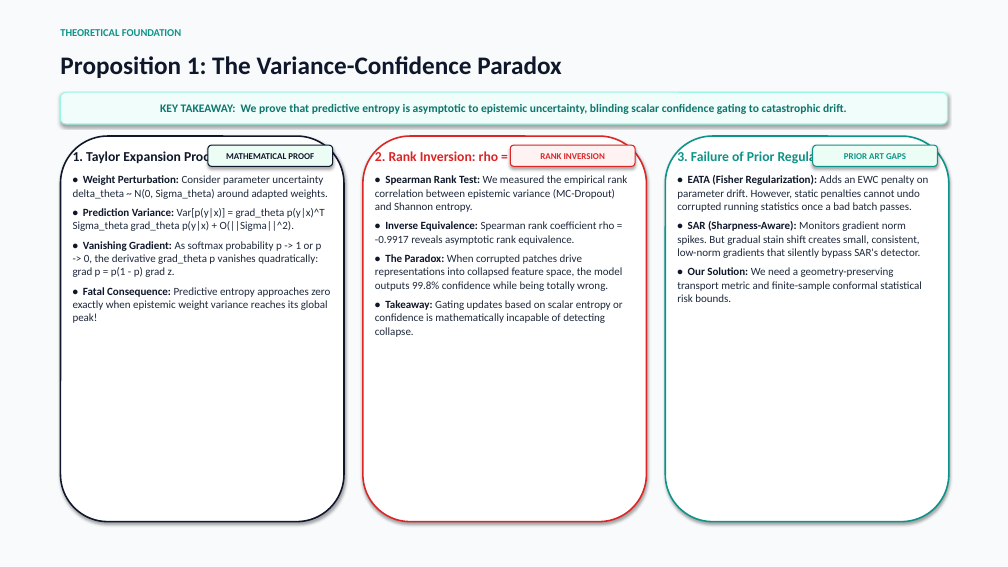
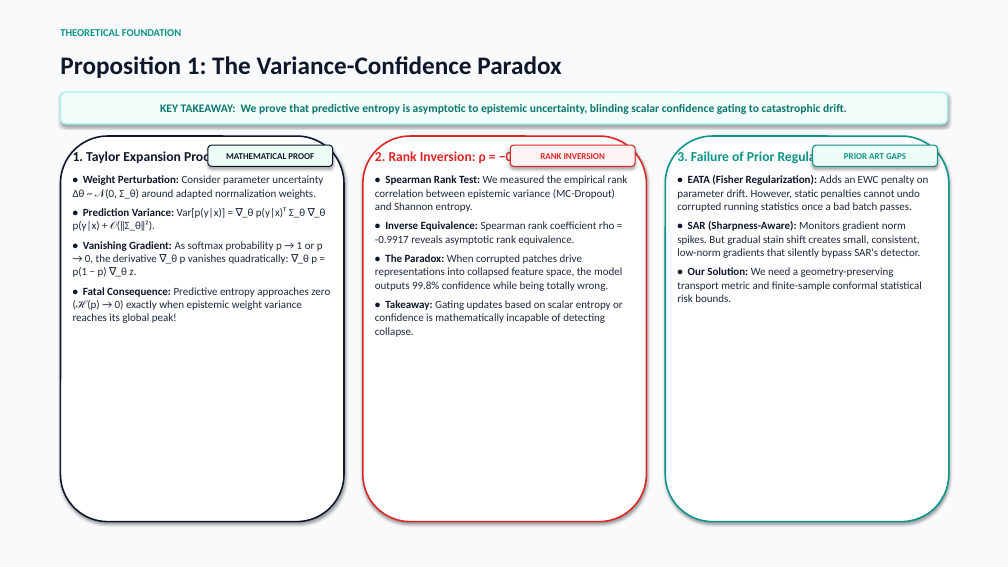
Before and after one commit to Avirech7676/UTTA-Med, a slide deck: slide 4 of SafeAdapt_Presentation.pptx. Drawn at 1008x567 pixels with LibreOffice and Linux fonts; fonts in the diff are those of the drawing. Boxes give left, top, right and bottom in pixels: in the first picture for what was removed or moved away, otherwise in the second. Text is boxed around its words. In the diff, an @@ line names an element or a change of style, - is before the commit and + after.

```diff
--- a/SafeAdapt_Presentation.pptx
+++ b/SafeAdapt_Presentation.pptx
@@ text at [73, 175, 330, 323]: text changed @@
-• Weight Perturbation: Consider parameter uncertainty delta_theta ~ N(0, Sigma_theta) around adapted weights.
-• Prediction Variance: Var[p(y|x)] = grad_theta p(y|x)^T Sigma_theta grad_theta p(y|x) + O(||Sigma||^2).
-• Vanishing Gradient: As softmax probability p -> 1 or p -> 0, the derivative grad_theta p vanishes quadratically: grad p = p(1 - p) grad z.
-• Fatal Consequence: Predictive entropy approaches zero exactly when epistemic weight variance reaches its global peak!
+• Weight Perturbation: Consider parameter uncertainty Δθ ~ 𝒩(0, Σ_θ) around adapted normalization weights.
+• Prediction Variance: Var[p(y|x)] = ∇_θ p(y|x)ᵀ Σ_θ ∇_θ p(y|x) + 𝒪(‖Σ_θ‖²).
+• Vanishing Gradient: As softmax probability p → 1 or p → 0, the derivative ∇_θ p vanishes quadratically: ∇_θ p = p(1 − p) ∇_θ z.
+• Fatal Consequence: Predictive entropy approaches zero (ℋ(p) → 0) exactly when epistemic weight variance reaches its global peak!
@@ text at [375, 150, 544, 166]: text changed @@
-2. Rank Inversion: rho = -0.9917
+2. Rank Inversion: ρ = −0.9917
```
Also in this commit, not shown: 6 other slides changed, 1 slide added, 1 slide removed, 3 other files.
